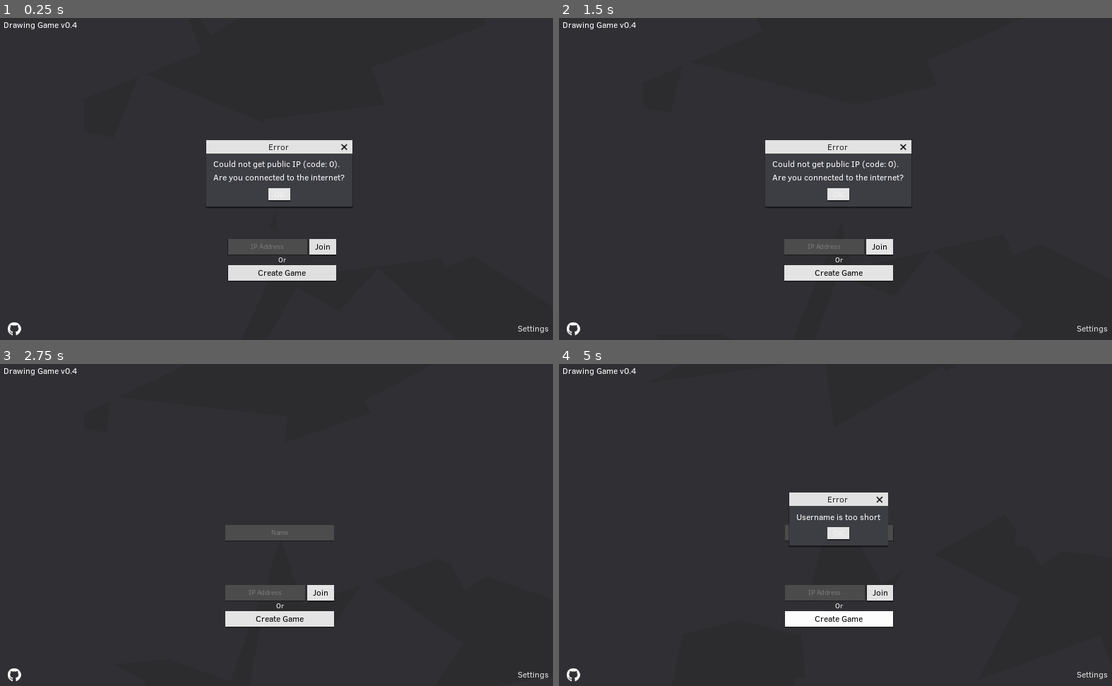
Above: before the commit, frames 1-4 (two rows, left to right).
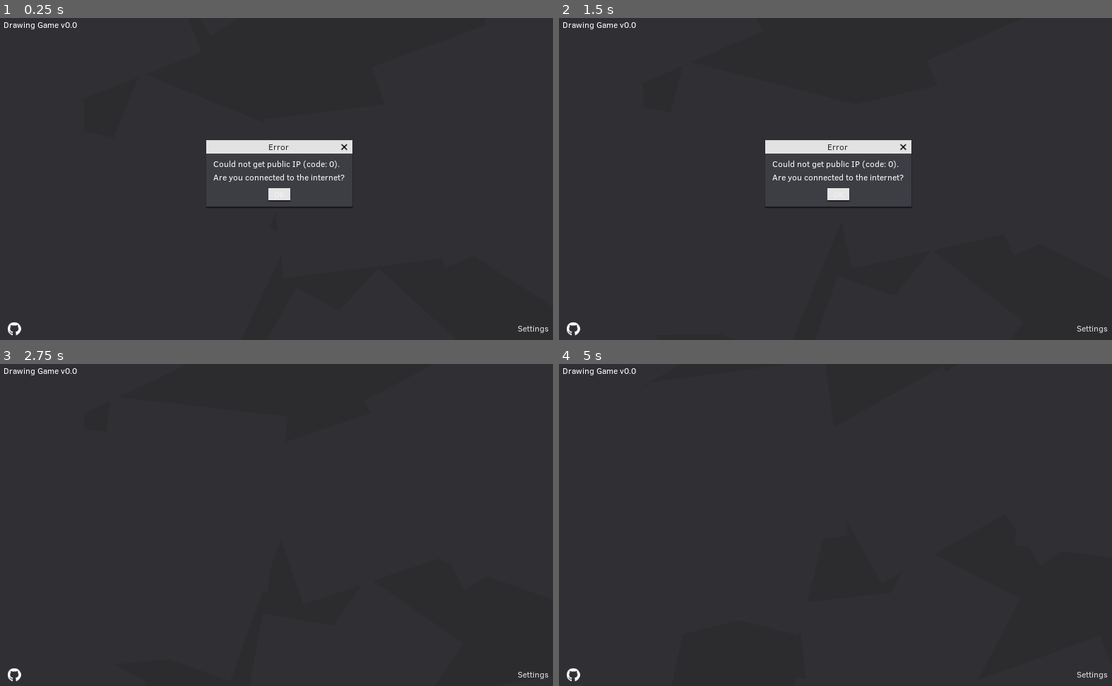
Above: after the commit, the same moments.

Repository: rednir/DrawingGame
Game: Godot game, scene res://Scenes/MainMenu.tscn
Two runs of this game, one before a commit and one after it. Both use one fixed random seed, a clock stepped at 60 frames per second and the inputs below. Sound files missing from this copy of the repository are replaced by a short silence.
Inputs (mouse positions are in pixels of both pictures, inside the frame that each line leads up to):
- Up to frame 1 (0.25 s): no input
- Up to frame 2 (1.5 s): click (879, 246) at 0.5 s, where only the run before the commit has a clickable "Join"; click (841, 272) at 1.25 s, where only the run before the commit has a clickable "Create Game"
- Up to frame 3 (2.75 s): click "OK" at 2 s
- Up to frame 4 (5 s): click (841, 618) at 2.75 s, where only the run before the commit has a clickable "Create Game"; click (841, 534) at 3.5 s, where only the run before the commit has a clickable "OK"; click (841, 618) at 4.25 s, where only the run before the commit has a clickable "Create Game"

The runs differ from the first frame. In frame 1, 1.9% of the frame differs, in the area x 13-61%, y 1-82%; in frame 2, 1.9%; in frame 3, 2.8%; in frame 4, 2.9%.
Error after the commit: Invalid get index 'GAME_NAME' (on base: 'Node (Settings.gd)'). (res://Scripts/MainMenu/MainMenu.gd:25)

Commit message:
move constants out of MainMenu

Diff:
--- a/Scripts/MainMenu/MainMenu.gd
+++ b/Scripts/MainMenu/MainMenu.gd
@@ -1,11 +1,4 @@
 extends Control
-
-
-const GAME_NAME = "Drawing Game"
-const GAME_VERSION = "0.4"
-const LINK_TO_GITHUB = "https://github.com/rednir/DrawingGame"
-const MIN_NAME_LENGTH = 2
-const MIN_WINDOW_SIZE = Vector2(512, 300)
 
 
 const SettingsScene = preload("res://Scenes/SettingsMenu.tscn")
@@ -22,8 +15,6 @@
 
 
 func _ready():
-	OS.min_window_size = MIN_WINDOW_SIZE
-	OS.set_window_title("%s v%s" % [GAME_NAME, GAME_VERSION])
 	VisualServer.set_default_clear_color(Color("2c2c2f"))
 
 	$MainButtonsContainer/JoinContainer/ButtonJoin.connect("pressed", self, "on_button_join_pressed")
@@ -31,7 +22,7 @@
 	$ButtonSettings.connect("pressed", self, "on_button_settings_pressed")
 	$ButtonGithub.connect("pressed", self, "on_button_github_pressed")
 
-	text_game_info.bbcode_text = "%s v%s" % [GAME_NAME, GAME_VERSION]
+	text_game_info.bbcode_text = "%s %s" % [Settings.GAME_NAME, Settings.GAME_VERSION]
 	main_buttons_animation_player.play("in")
 
 
@@ -44,7 +35,7 @@
 	yield(main_buttons_animation_player, "animation_finished")
 
 	var status_code = Client.try_join_server(textbox_join.text)
-	if len(textbox_username.text) < MIN_NAME_LENGTH:
+	if len(textbox_username.text) < Settings.MIN_NAME_LENGTH:
 		Events.emit_signal("error", "Username is too short")
 	else:
 		if status_code != OK:
@@ -64,7 +55,7 @@
 	yield(main_buttons_animation_player, "animation_finished")
 
 	var status_code = Server.try_create_server()
-	if len(textbox_username.text) < MIN_NAME_LENGTH:
+	if len(textbox_username.text) < Settings.MIN_NAME_LENGTH:
 		Events.emit_signal("error", "Username is too short")
 	else:
 		if status_code != OK:
@@ -102,7 +93,9 @@
 
 
 func on_button_github_pressed():
-	OS.shell_open(LINK_TO_GITHUB)
+	var code = OS.shell_open("https://github.com/%s" % Settings.REPO_PATH)
+	if code != OK:
+		Events.emit_signal("error", "Could not open page.")
 
 
 
